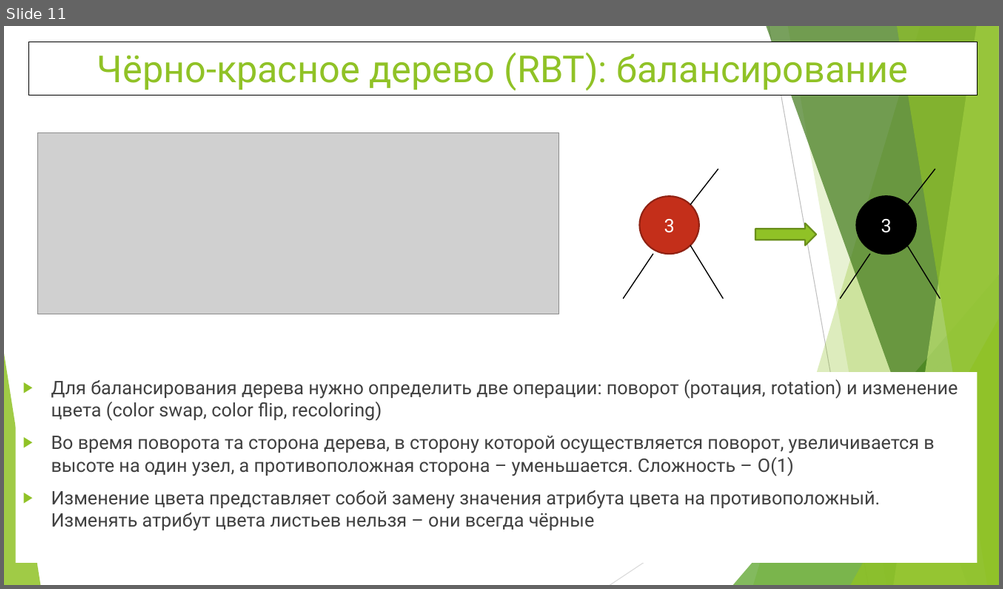
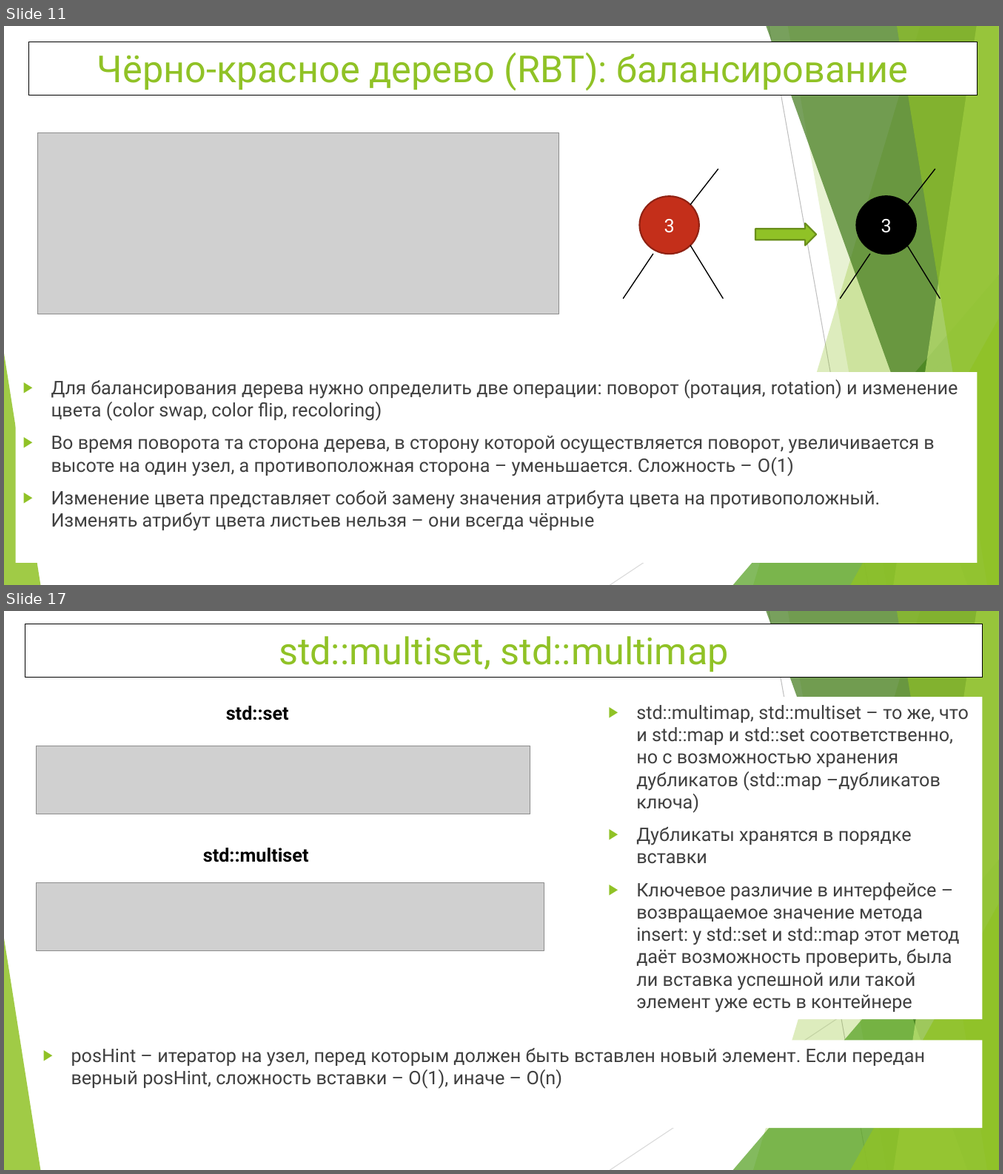
Before and after one commit to WhiteCatStudies/lectures, a slide deck: pt2/lectures/lecture3/lecture3.pptx. Shown one above the other, each under a label of ours: slide 11 before the commit, slides 11 and 17 after it; the slides between them are not shown. The pictures are 1003x589 and 1003x1174 pixels, drawn with LibreOffice and Linux fonts; fonts in the diff are those of the drawing; grey boxes stand for pictures. Boxes give left, top, right and bottom in pixels: in the first picture for what was removed or moved away, otherwise in the second. Text is boxed around its words. In the diff, an @@ line names an element or a change of style, - is before the commit and + after.

```diff
--- a/pt2/lectures/lecture3/lecture3.pptx
+++ b/pt2/lectures/lecture3/lecture3.pptx
@@ slide 17 added at box(4, 611, 999, 1170), background #FFFFFF; not listed: 10 template elements that a slide beside it also shows @@
@@ title added at box(25, 624, 982, 677), fill #FFFFFF, outline #000000 0.75 pt, 36 pt, text #90C226 @@
+std::multiset, std::multimap
@@ text added at box(601, 697, 982, 1019), fill #FFFFFF, 18 pt, text #404040 @@
+▶ std::multimap, std::multiset – то же, что и std::map и std::set соответственно, но с возможностью хранения дубликатов (std::map –дубликатов ключа)
+▶ Дубликаты хранятся в порядке вставки
+▶ Ключевое различие в интерфейсе – возвращаемое значение метода insert: у std::set и std::map этот метод даёт возможность проверить, была ли вставка успешной или такой элемент уже есть в контейнере
@@ text added at box(226, 706, 289, 721), 18 pt, text #000000, bold @@
+std::set
@@ picture added at box(37, 746, 531, 815) @@
@@ text added at box(203, 848, 309, 863), 18 pt, text #000000, bold @@
+std::multiset
@@ picture added at box(37, 883, 544, 951) @@
@@ text added at box(71, 1048, 925, 1089), 18 pt, text #404040 @@
+▶ posHint – итератор на узел, перед которым должен быть вставлен новый элемент. Если передан верный posHint, сложность вставки – O(1), иначе – O(n)
```
Also in this commit, not shown: 6 slides changed, 1 other slide added, 3 other files.
